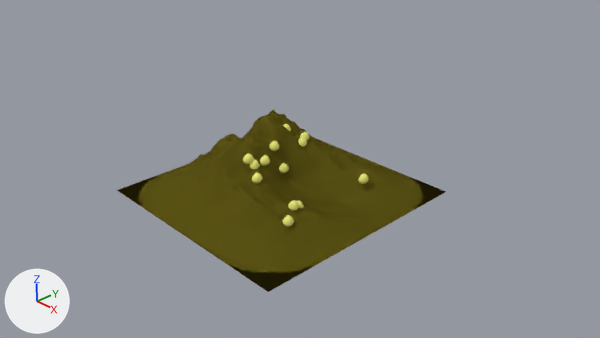
Before and after pictures for a commit that changed the Blender file Map/Assets/Models/Goldmine/goldmine.blend.
Before and after are seen from the file's camera 'Camera'. Arrows for +X, +Y and +Z are at lower left; the lights stay in place.

In view in the first picture: 'Landscape.001', 'Landscape.002', 'Landscape.003', 'Landscape.004', 'Landscape.005', 'Landscape.006', 'Landscape.007', 'Landscape.008', 'Landscape.010', 'Landscape.011', 'Landscape.012', 'Landscape.013', 'Landscape.014'.
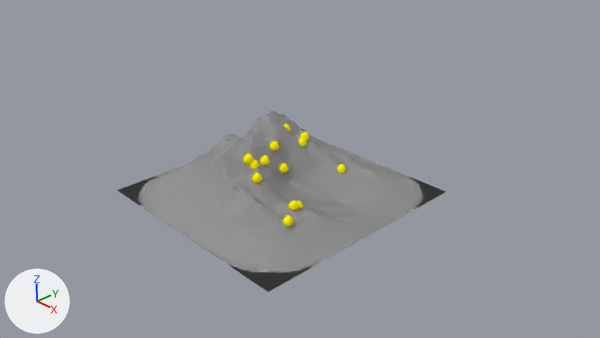
Commit message: retocar goldmine colors

What changed in the scene script:
```text
Add mat_piedra_pared:
    mat_piedra_pared = diffuse_material('Piedra-pared')
    mat_piedra_pared.base_color = (0.5, 0.5, 0.5)  # grey #bcbcbc
Add mat_oro:
    mat_oro = diffuse_material('oro')
    mat_oro.base_color = (1.0, 0.841, 0.0)  # yellow #ffec00
Change me_landscape_001:
    where me_landscape_001.from_pydata(...)  # 3908 vertices, 3969 faces; spans x -1.27..1.23, y -1.22..1.25, z -1.22..1.25
    remove me_landscape_001.materials.append(mat_material_001)  # yellow #e7e578
    add me_landscape_001.materials.append(mat_oro)  # yellow #ffec00
Change me_landscape:
    where me_landscape.from_pydata(...)  # 4096 vertices, 3969 faces; spans x -1.0..1.0, y -1.0..1.0, z 0.0..0.59
    remove me_landscape.materials.append(mat_material_002)  # dark yellow #756b21
    add me_landscape.materials.append(mat_piedra_pared)  # grey #bcbcbc
Change ob_landscape_007:
    ob_landscape_007.location: (1.09, 0.91, 0.3) -> (0.57, 0.91, 0.3)
```

Changed parts and their boxes (x1, y1, x2, y2) in the pictures (600 x 338 px):
'Landscape.006', recoloured (yellow to grey)
    both: (117, 109, 446, 292)
'Landscape.007', recoloured, moved
    before: (358, 174, 369, 184)
    after: (337, 164, 346, 173)
'Landscape.002', recoloured
    both: (283, 215, 294, 227)
'Landscape.010', recoloured
    both: (288, 200, 299, 211)
'Landscape.014', recoloured
    both: (252, 173, 262, 183)
'Landscape.012', recoloured
    both: (243, 153, 254, 164)
'Landscape.004', recoloured
    both: (260, 155, 270, 166)
'Landscape.001', recoloured
    both: (269, 141, 279, 151)
'Landscape.005', recoloured
    both: (279, 163, 289, 173)
'Landscape.013', recoloured
    both: (250, 159, 260, 169)
'Landscape.003', recoloured
    both: (298, 137, 307, 147)
'Landscape.008', recoloured
    both: (300, 132, 309, 141)
'Landscape.011', recoloured
    both: (297, 200, 304, 208)
'Landscape.009', recoloured
    both: (283, 124, 291, 131)
